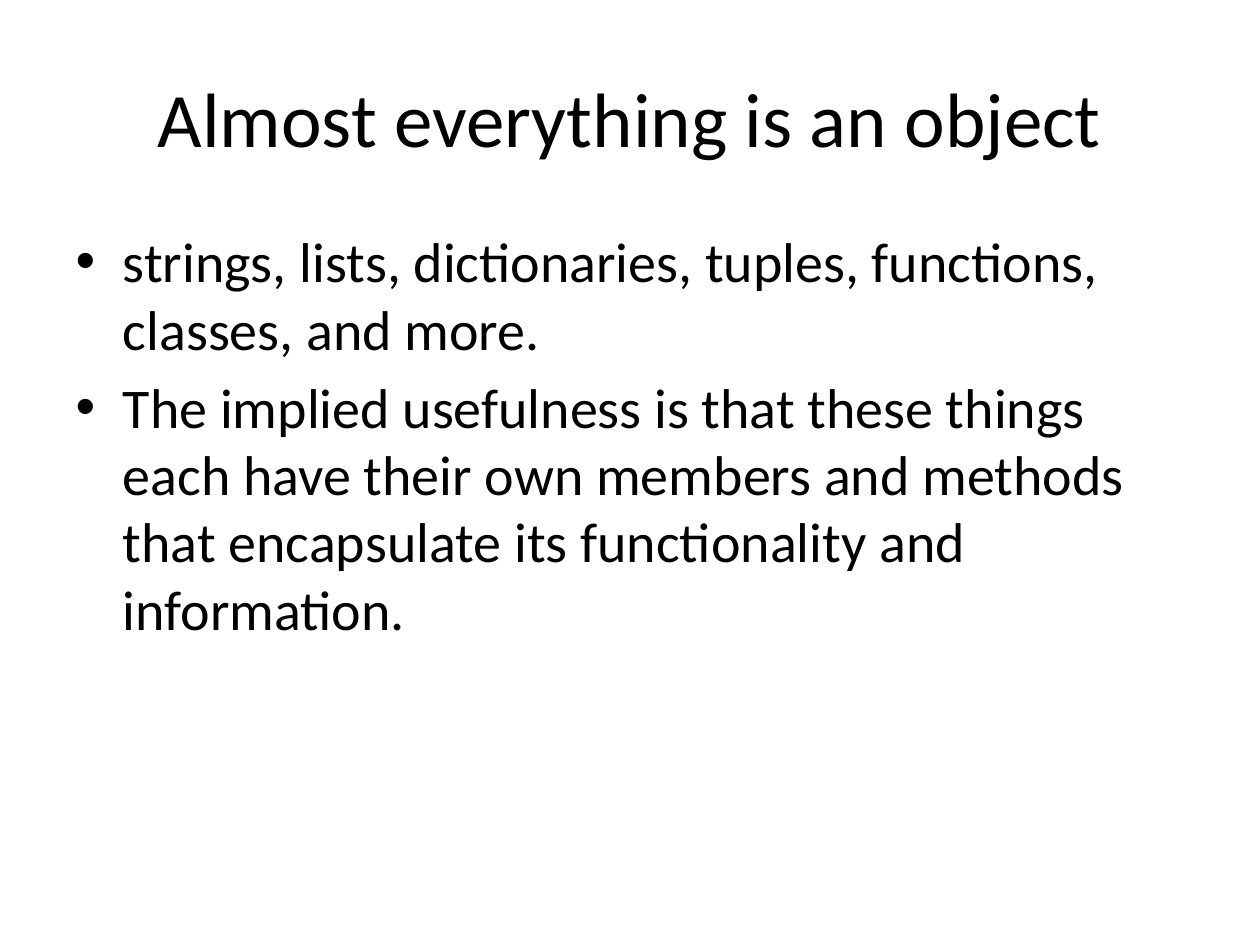
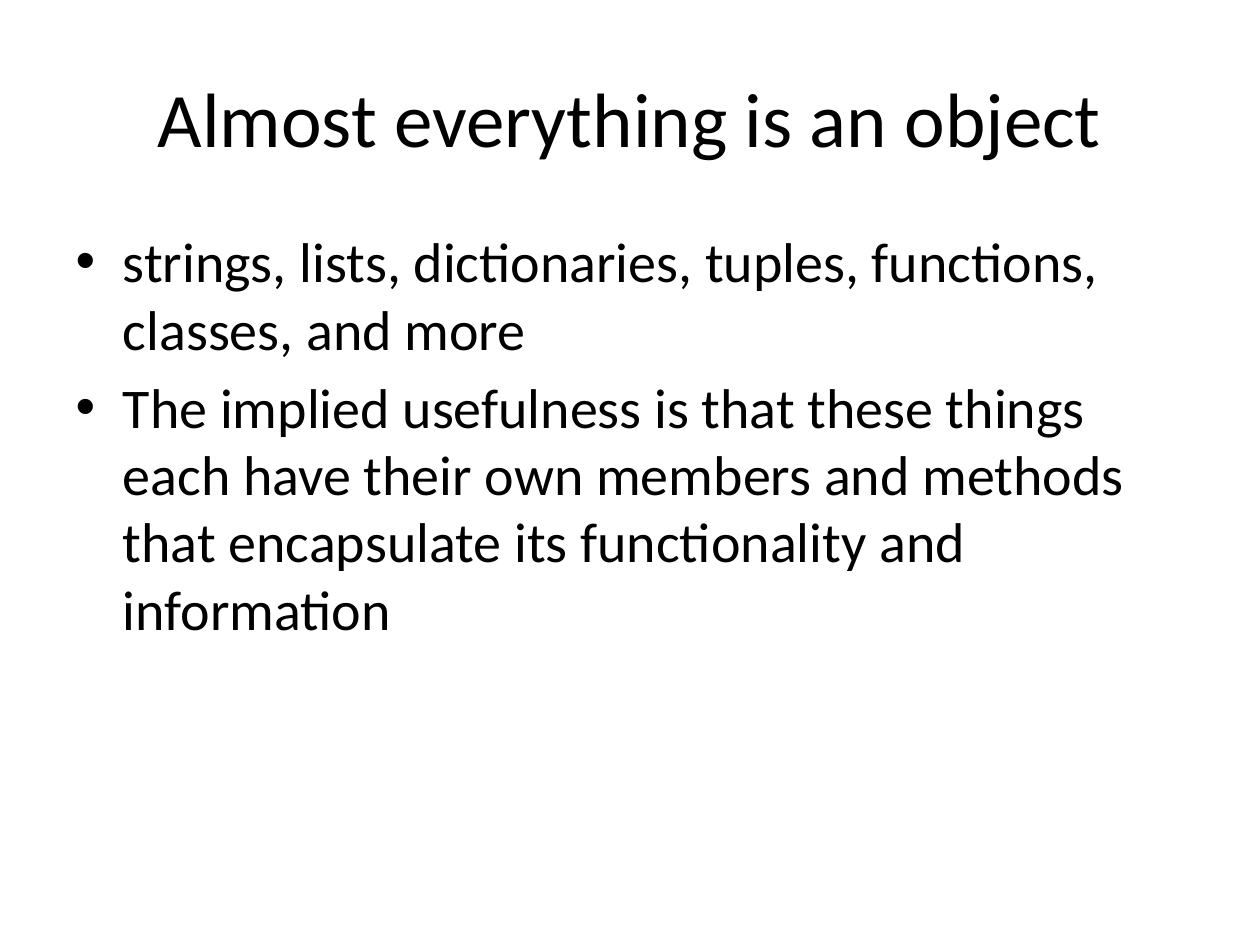
Before and after one commit to yoavram/Py4Eng, a slide deck: slide 24 of docs/Introduction to Python.pptx (slide 25 before the commit). Drawn at 1260x945 pixels with LibreOffice and Linux fonts; fonts in the diff are those of the drawing. Boxes give left, top, right and bottom in pixels: in the first picture for what was removed or moved away, otherwise in the second. Text is boxed around its words. In the diff, an @@ line names an element or a change of style, - is before the commit and + after.

```diff
--- a/docs/Introduction to Python.pptx
+++ b/docs/Introduction to Python.pptx
@@ text at (x1=123, y1=243, x2=1123, y2=631): text changed @@
-• strings, lists, dictionaries, tuples, functions, classes, and more.
-• The implied usefulness is that these things each have their own members and methods that encapsulate its functionality and information.
+• strings, lists, dictionaries, tuples, functions, classes, and more
+• The implied usefulness is that these things each have their own members and methods that encapsulate its functionality and information
```
Also in this commit, not shown: 24 other slides changed.
